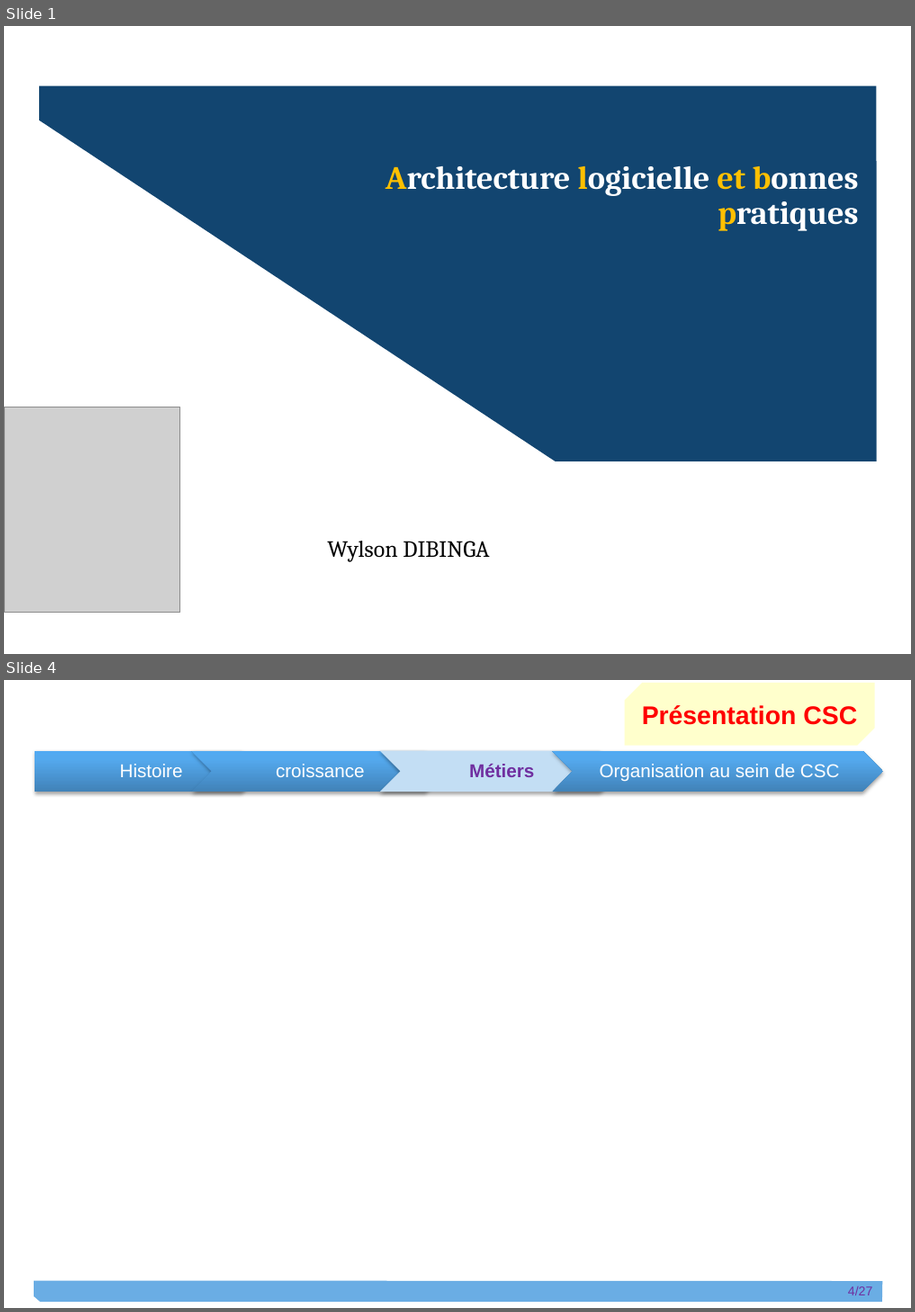
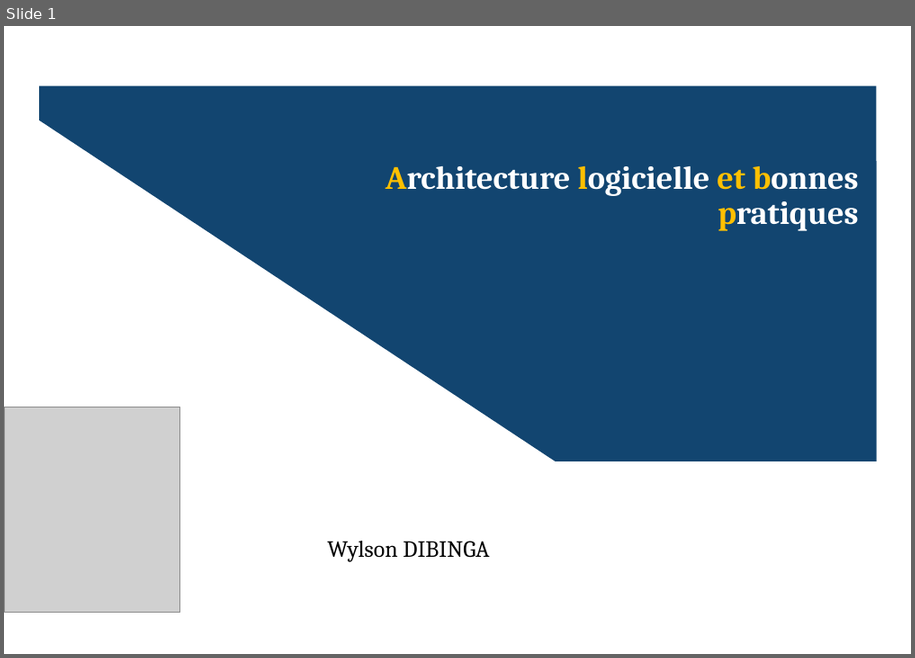
Before and after one commit to git-wylson/kata2, a slide deck: Wylson_Dibinga_Diapo.pptx. Shown one above the other, each under a label of ours: slides 1 and 4 before the commit, slide 1 after it; the slides between them are not shown. The pictures are 915x1312 and 915x658 pixels, drawn with LibreOffice and Linux fonts; fonts in the diff are those of the drawing; grey boxes stand for pictures. Boxes give left, top, right and bottom in pixels: in the first picture for what was removed or moved away, otherwise in the second. Text is boxed around its words. In the diff, an @@ line names an element or a change of style, - is before the commit and + after.

```diff
--- a/Wylson_Dibinga_Diapo.pptx
+++ b/Wylson_Dibinga_Diapo.pptx
@@ slide 4 removed at [4,680,911,1308], background #FFFFFF @@
@@ snip diag rect removed at [625,683,875,746] @@
-Présentation CSC
@@ group removed at [35,750,883,792]: 4 texts, 3 chevrons, 1 pentagon arrow @@
-Histoire
-croissance
-Métiers
-Organisation au sein de CSC
@@ freeform shape removed at [35,1280,883,1302] @@
@@ page number removed at [848,1287,873,1296] @@
-4/27
```
Also in this commit, not shown: 6 slides changed, 2 slides added, 1 other slide removed, 2 other files.
